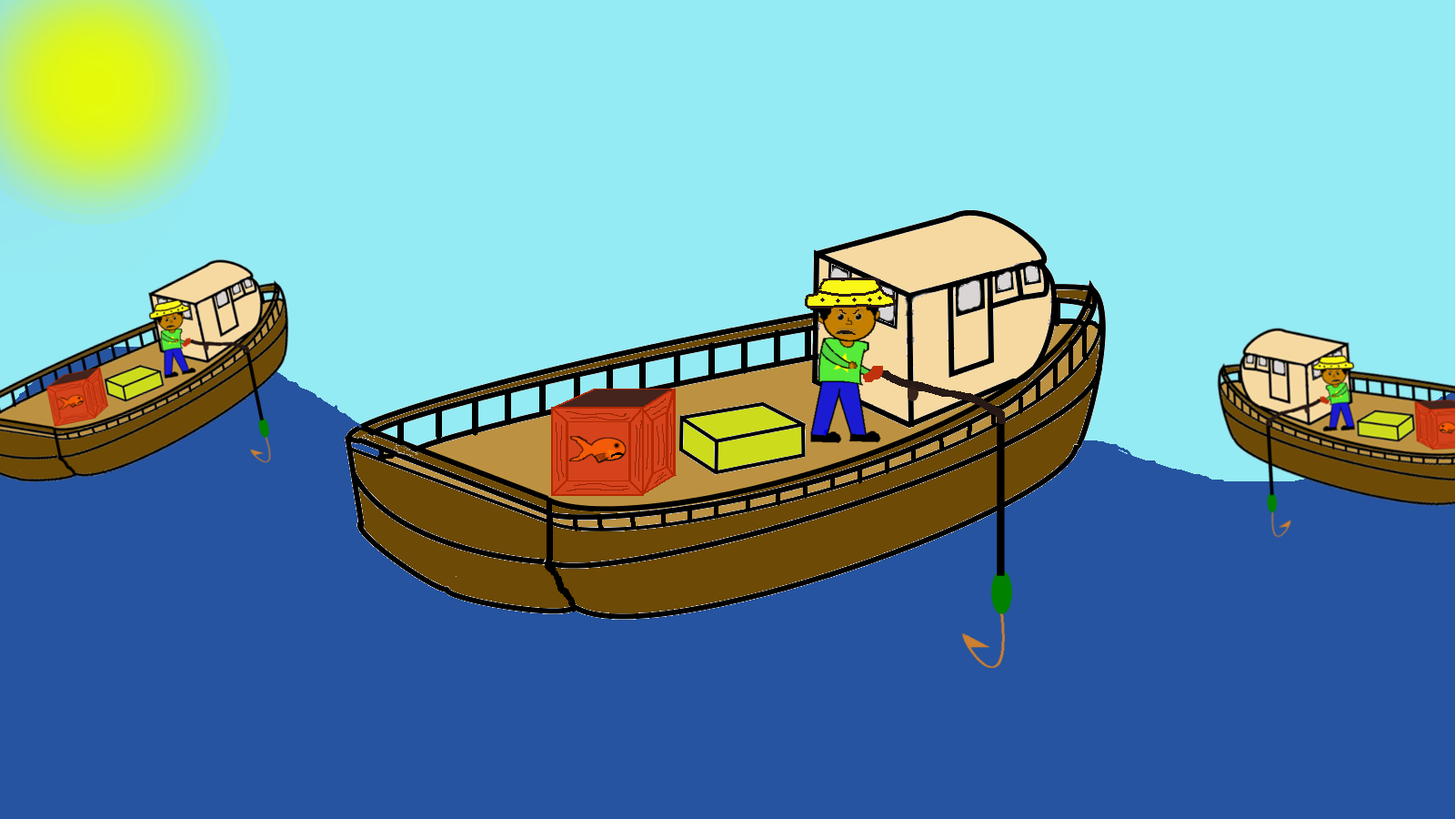
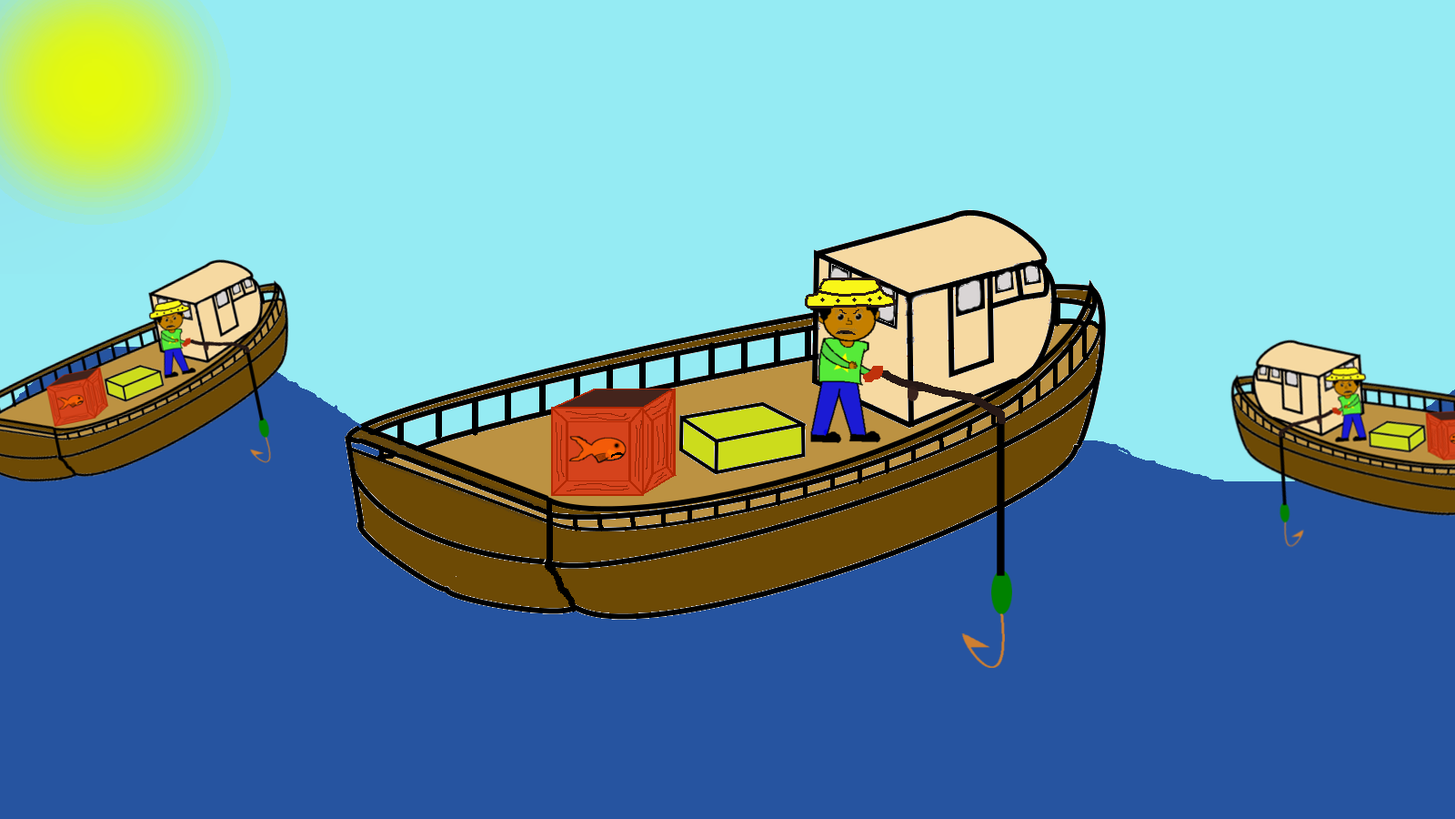
Layers edited between the first and the second 1455 × 819 image:
painted on "Layer #2" over [1217, 326, 1455, 548]
painted on "Background" over [352, 431, 547, 524]
